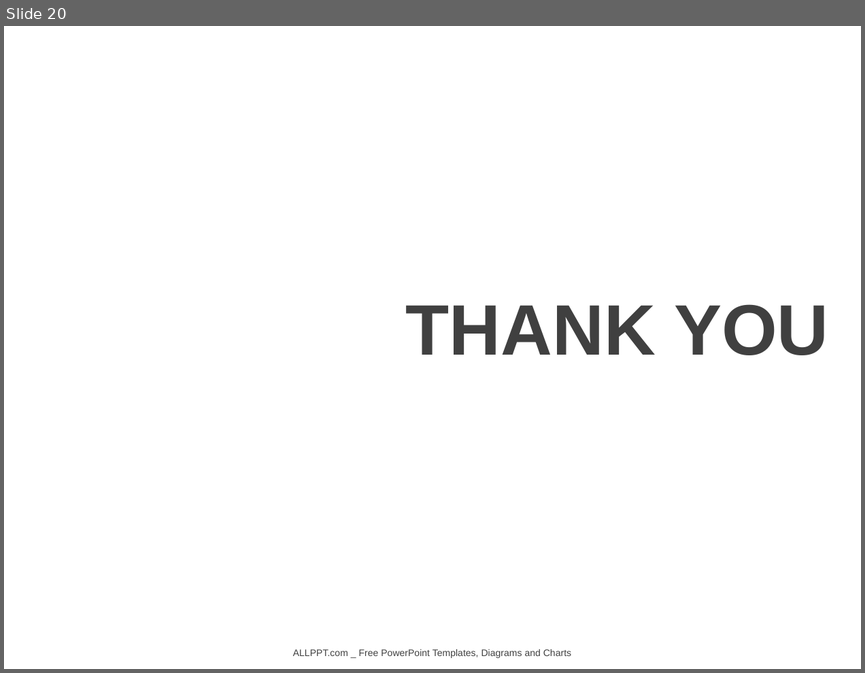
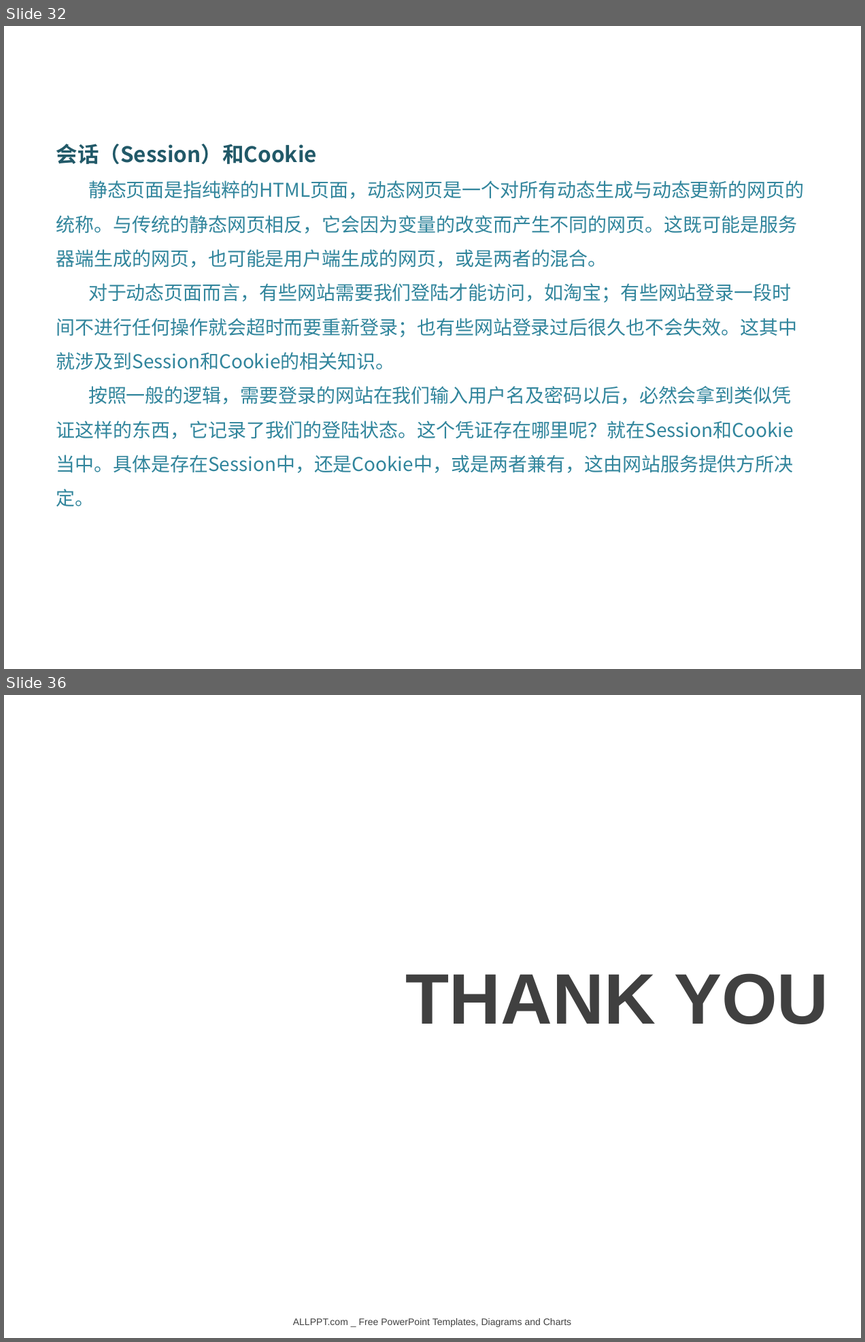
Before and after one commit to DataScienceCoding/Python-Web-Crawler, a slide deck: Python-Web-Crawler.pptx. Shown one above the other, each under a label of ours: slide 20 before the commit, slides 32 and 36 after it; the slides between them are not shown. The pictures are 865x673 and 865x1342 pixels, drawn with LibreOffice and Linux fonts; fonts in the diff are those of the drawing; background and template pictures are left out. Boxes give left, top, right and bottom in pixels: in the first picture for what was removed or moved away, otherwise in the second. Text is boxed around its words. In the diff, an @@ line names an element or a change of style, - is before the commit and + after.

```diff
--- a/Python-Web-Crawler.pptx
+++ b/Python-Web-Crawler.pptx
@@ slide 32 added at (4,26,861,669), background picture (left out) @@
@@ text added at (56,144,804,506), 16 pt, text #31859C @@
+会话（Session）和Cookie
+静态页面是指纯粹的HTML页面，动态网页是一个对所有动态生成与动态更新的网页的统称。与传统的静态网页相反，它会因为变量的改变而产生不同的网页。这既可能是服务器端生成的网页，也可能是用户端生成的网页，或是两者的混合。
+对于动态页面而言，有些网站需要我们登陆才能访问，如淘宝；有些网站登录一段时间不进行任何操作就会超时而要重新登录；也有些网站登录过后很久也不会失效。这其中就涉及到Session和Cookie的相关知识。
+按照一般的逻辑，需要登录的网站在我们输入用户名及密码以后，必然会拿到类似凭证这样的东西，它记录了我们的登陆状态。这个凭证存在哪里呢？就在Session和Cookie当中。具体是存在Session中，还是Cookie中，或是两者兼有，这由网站服务提供方所决定。
@@ what was slide 20 is now slide 36 @@
```
Also in this commit, not shown: 1 slide changed, 15 other slides added, 9 other files.
